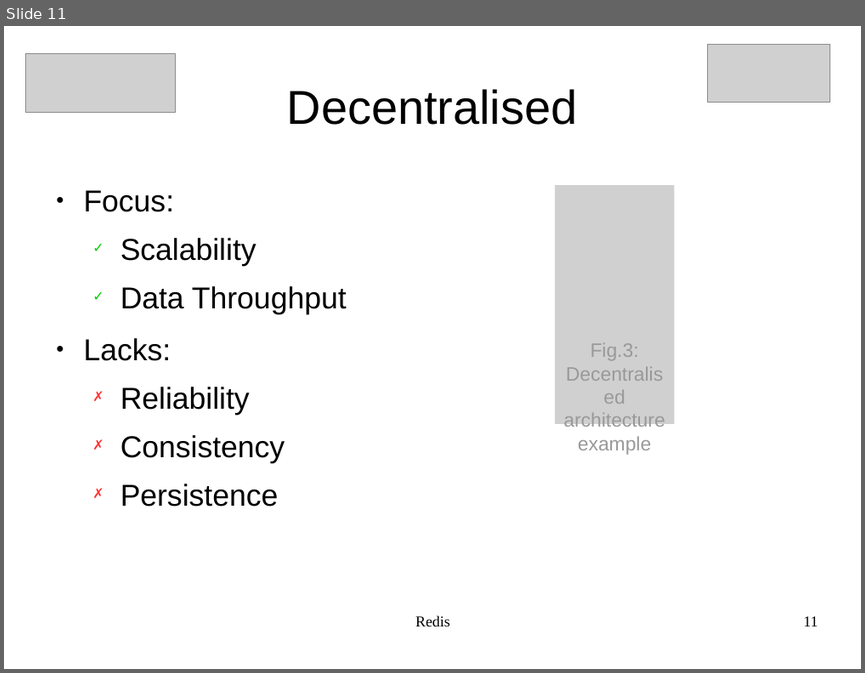
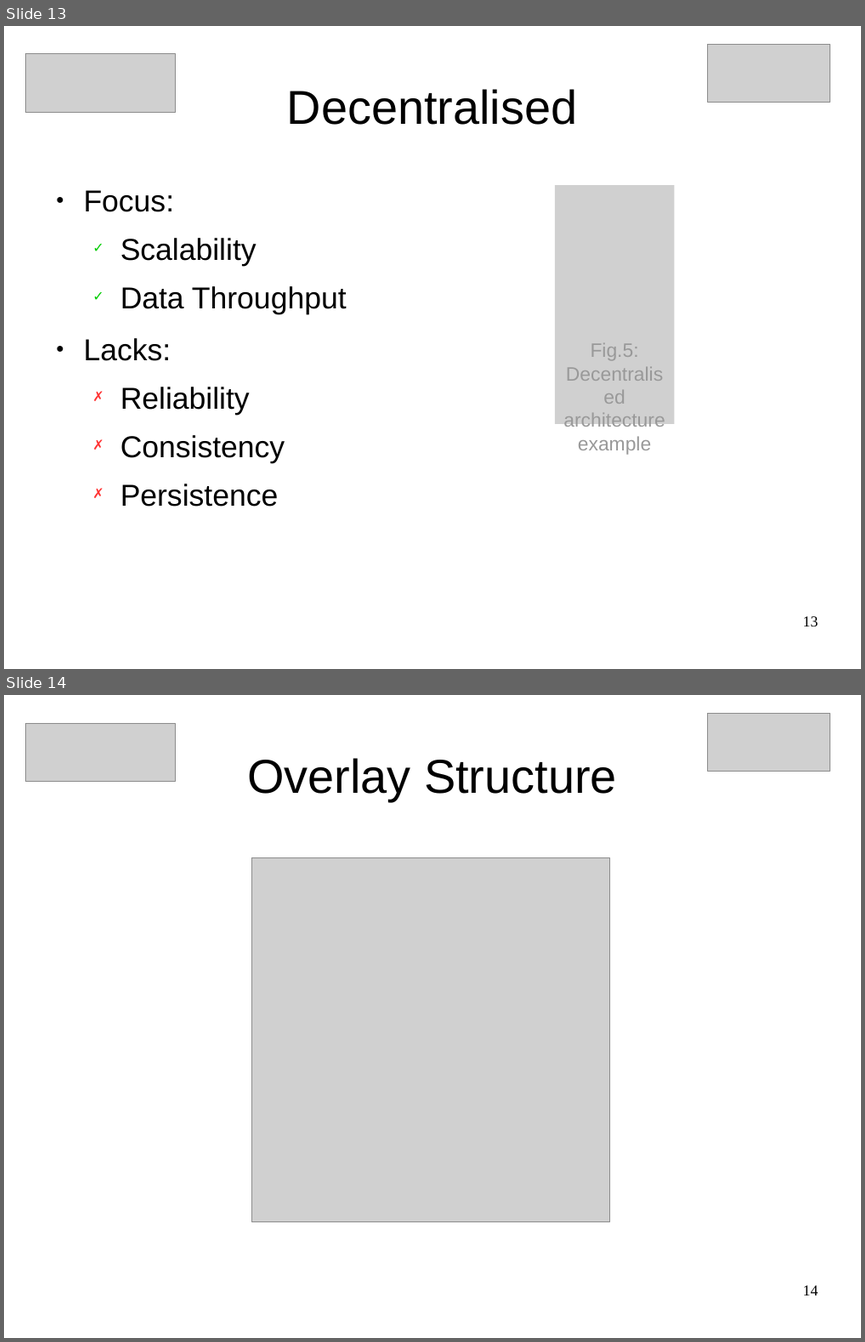
Before and after one commit to JGAntunes/pulsarcast, a slide deck: project-report/presentation.odp. Shown one above the other, each under a label of ours: slide 11 before the commit, slides 13 and 14 after it. The pictures are 865x673 and 865x1342 pixels, drawn with LibreOffice and Linux fonts; fonts in the diff are those of the drawing; grey boxes stand for pictures. Boxes give left, top, right and bottom in pixels: in the first picture for what was removed or moved away, otherwise in the second. Text is boxed around its words. In the diff, an @@ line names an element or a change of style, - is before the commit and + after.

Commit message:
presentation: detail subscriptions models and intro to overlays

```diff
--- a/project-report/presentation.odp
+++ b/project-report/presentation.odp
@@ slide 14 added at <box>4,695,861,1338</box>, background #FFFFFF @@
@@ picture added at <box>709,714,831,771</box> @@
@@ picture added at <box>26,723,175,782</box> @@
@@ title added at <box>247,758,616,801</box>, 44 pt, text #000000 @@
+Overlay Structure
@@ picture added at <box>251,857,610,1221</box> @@
@@ page number added at <box>803,1285,818,1295</box>, 14 pt, text #000000 @@
+14
@@ what was slide 11 is now slide 13 @@
@@ slide 13 changed as well @@
@@ text in picture at <box>563,343,664,454</box>: text changed @@
-Fig.3: Decentralised architecture example
+Fig.5: Decentralised architecture example
@@ text removed at <box>415,615,450,626</box> @@
-Redis
@@ page number at <box>803,616,818,626</box>: text changed @@
-11
+13
```
Also in this commit, not shown: 8 other slides changed, 4 other slides added, 1 slide removed, 1 other file.
